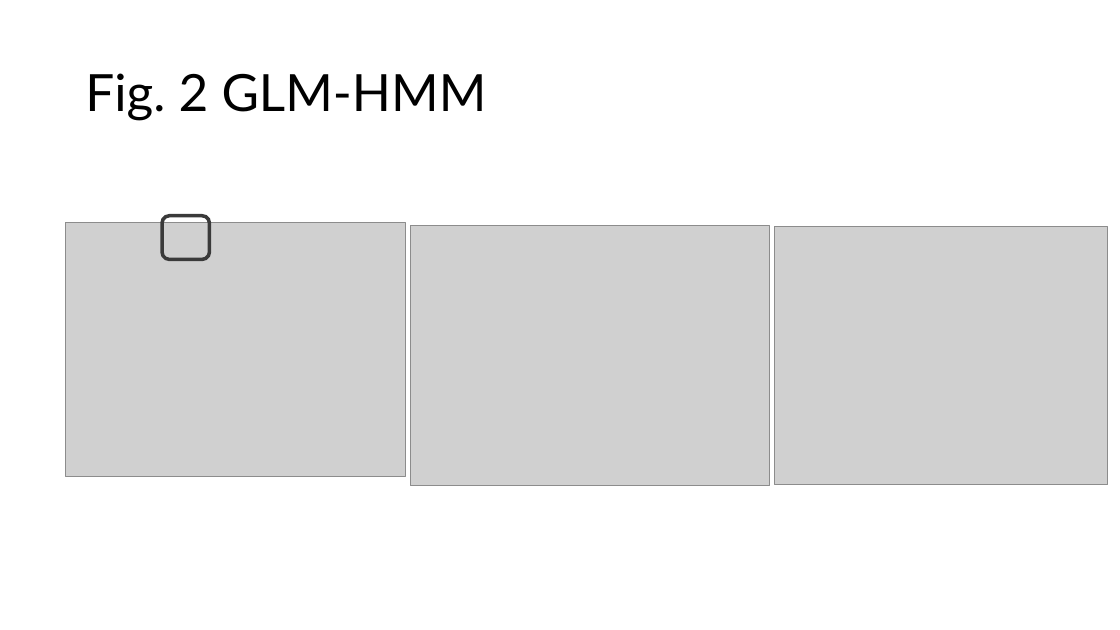
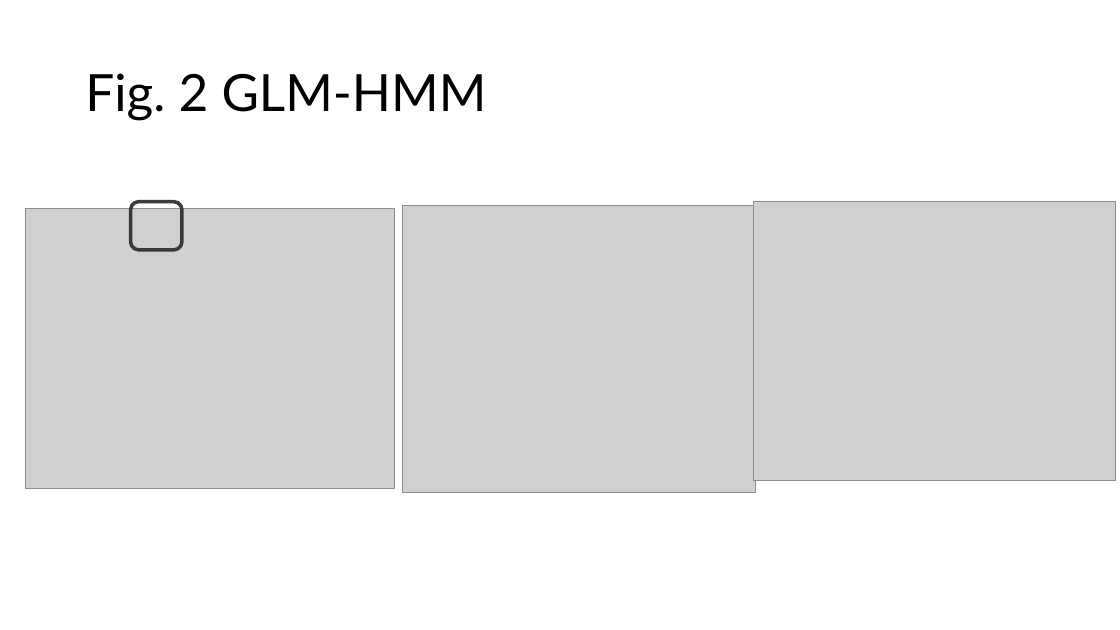
Before and after one commit to vaibrainium/prior-encoding-in-nhp-sc, a slide deck: slide 10 of dissemination/Prior encoding of Superior Colliculus in perceptual decision-making.pptx. Drawn at 1120x630 pixels with LibreOffice and Linux fonts; fonts in the diff are those of the drawing; grey boxes stand for pictures. Boxes give left, top, right and bottom in pixels: in the first picture for what was removed or moved away, otherwise in the second. Text is boxed around its words. In the diff, an @@ line names an element or a change of style, - is before the commit and + after.

```diff
--- a/dissemination/Prior encoding of Superior Colliculus in perceptual decision-making.pptx
+++ b/dissemination/Prior encoding of Superior Colliculus in perceptual decision-making.pptx
@@ picture: place and size @@
-picture at (65,223,405,476)
+picture at (26,209,395,489)
@@ rounded rectangle: place and size @@
-rounded rectangle at (162,216,209,260)
+rounded rectangle at (131,202,182,250)
@@ picture: place and size @@
-picture at (410,226,770,486)
+picture at (402,206,756,492)
@@ picture: place and size @@
-picture at (775,227,1108,486)
+picture at (754,202,1116,480)
```
Also in this commit, not shown: 1 other slide changed, 1 slide added, 2 other files.
